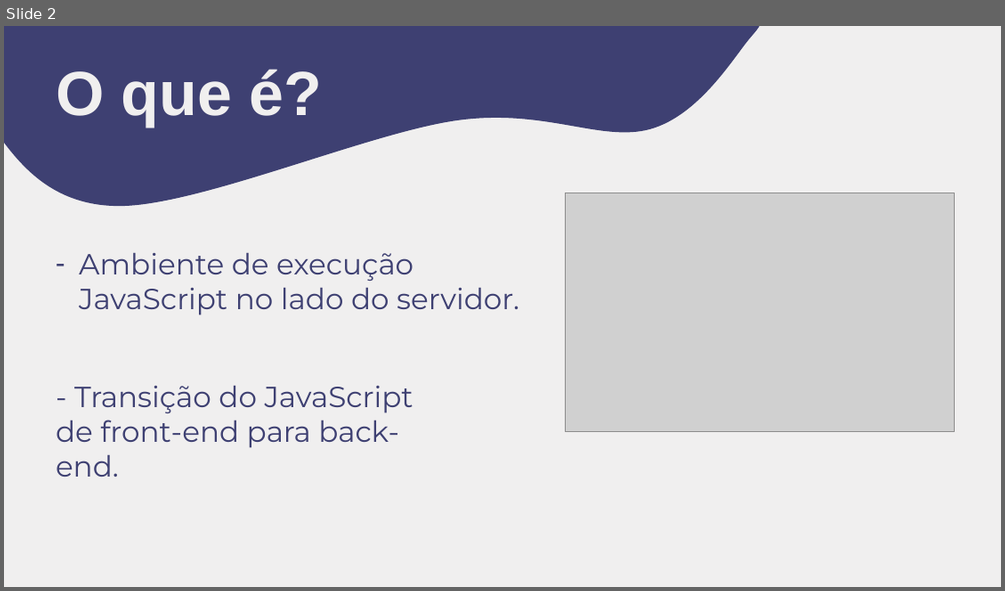
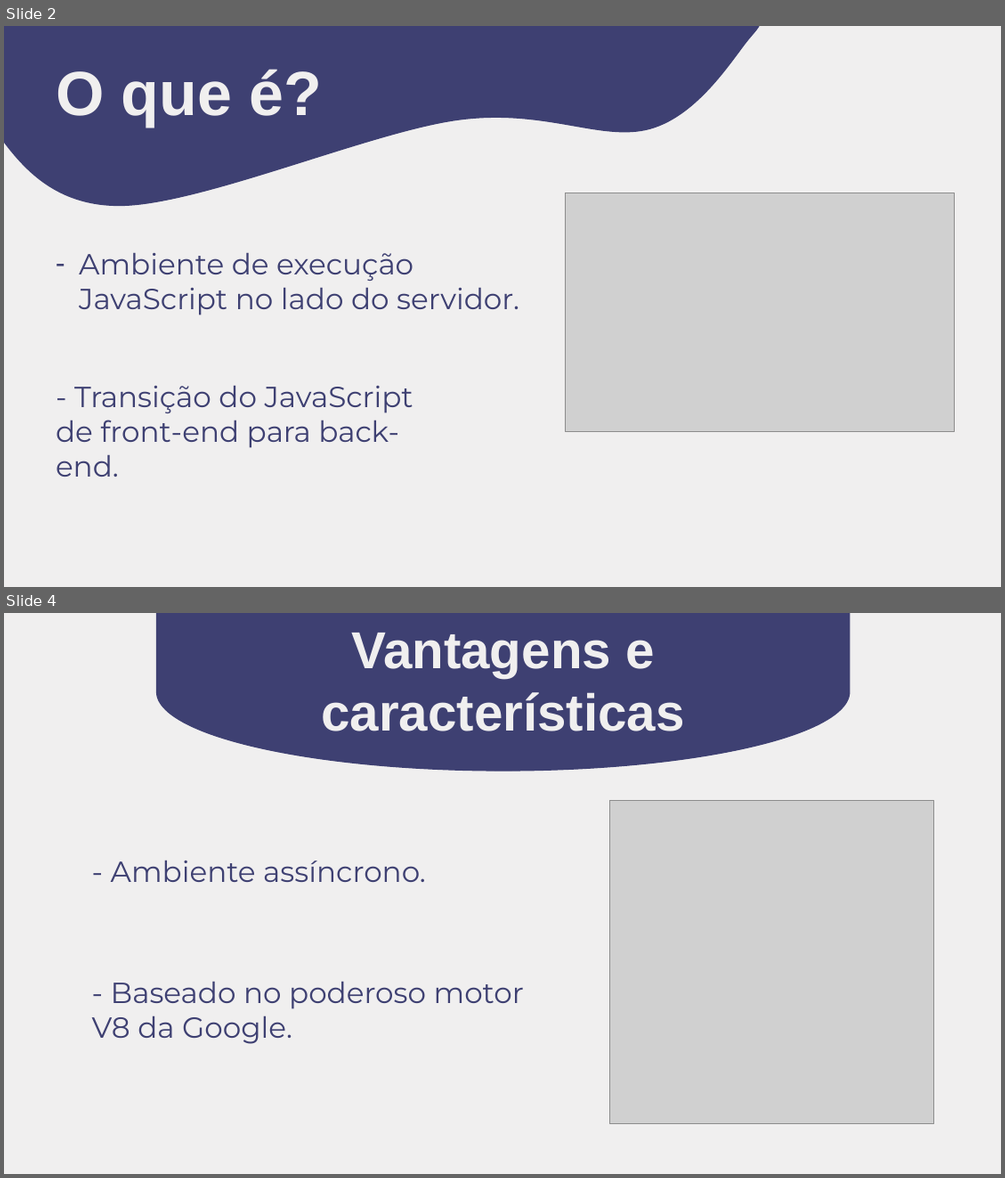
Before and after one commit to johnnysuh/atividades, a slide deck: NODE.pptx. Shown one above the other, each under a label of ours: slide 2 before the commit, slides 2 and 4 after it; the slides between them are not shown. The pictures are 1005x591 and 1005x1178 pixels, drawn with LibreOffice and Linux fonts; fonts in the diff are those of the drawing; grey boxes stand for pictures. Boxes give left, top, right and bottom in pixels: in the first picture for what was removed or moved away, otherwise in the second. Text is boxed around its words. In the diff, an @@ line names an element or a change of style, - is before the commit and + after.

```diff
--- a/NODE.pptx
+++ b/NODE.pptx
@@ slide 4 added at [4,613,1001,1174], background #F0EFEF @@
@@ flow chart delay added at [156,613,850,771], fill #3E4072, outline #3E4072 1 pt @@
@@ text added at [321,633,684,731], 50 pt, text #F0EFEF, bold @@
+Vantagens e características
@@ picture added at [610,801,933,1124] @@
@@ text added at [111,860,425,882], 28 pt, text #3E4072 @@
+- Ambiente assíncrono.
@@ text added at [92,981,524,1044], 28 pt, text #3E4072 @@
+- Baseado no poderoso motor V8 da Google.
```
Also in this commit, not shown: 1 slide changed, 1 other slide added.
